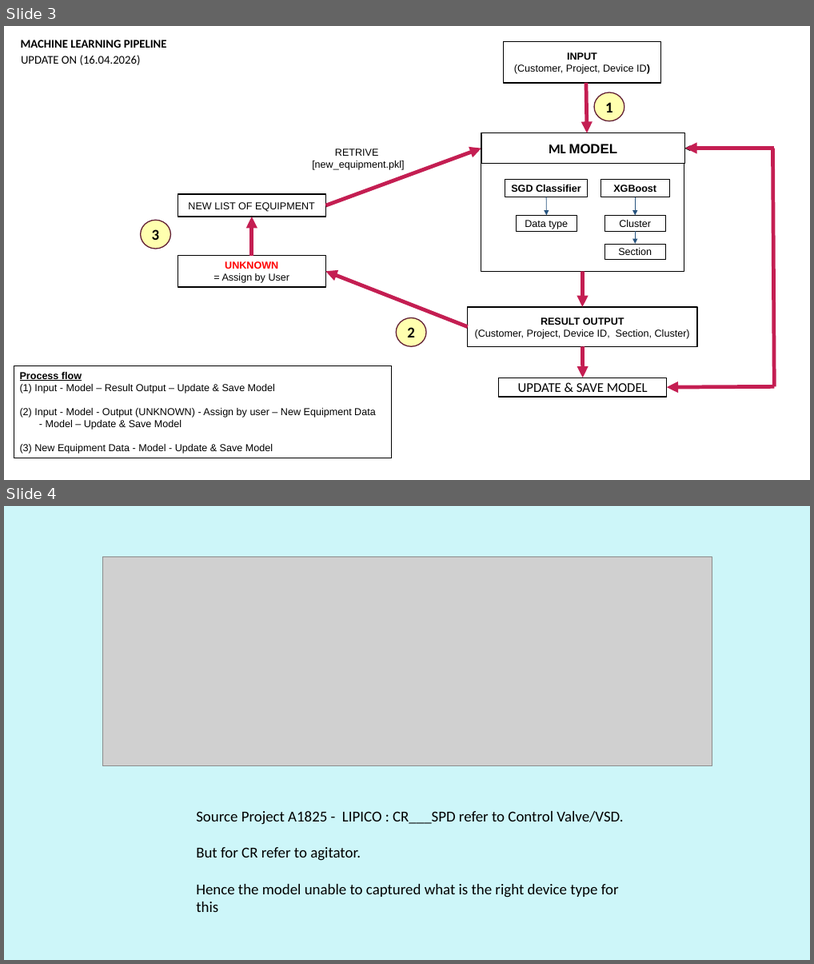
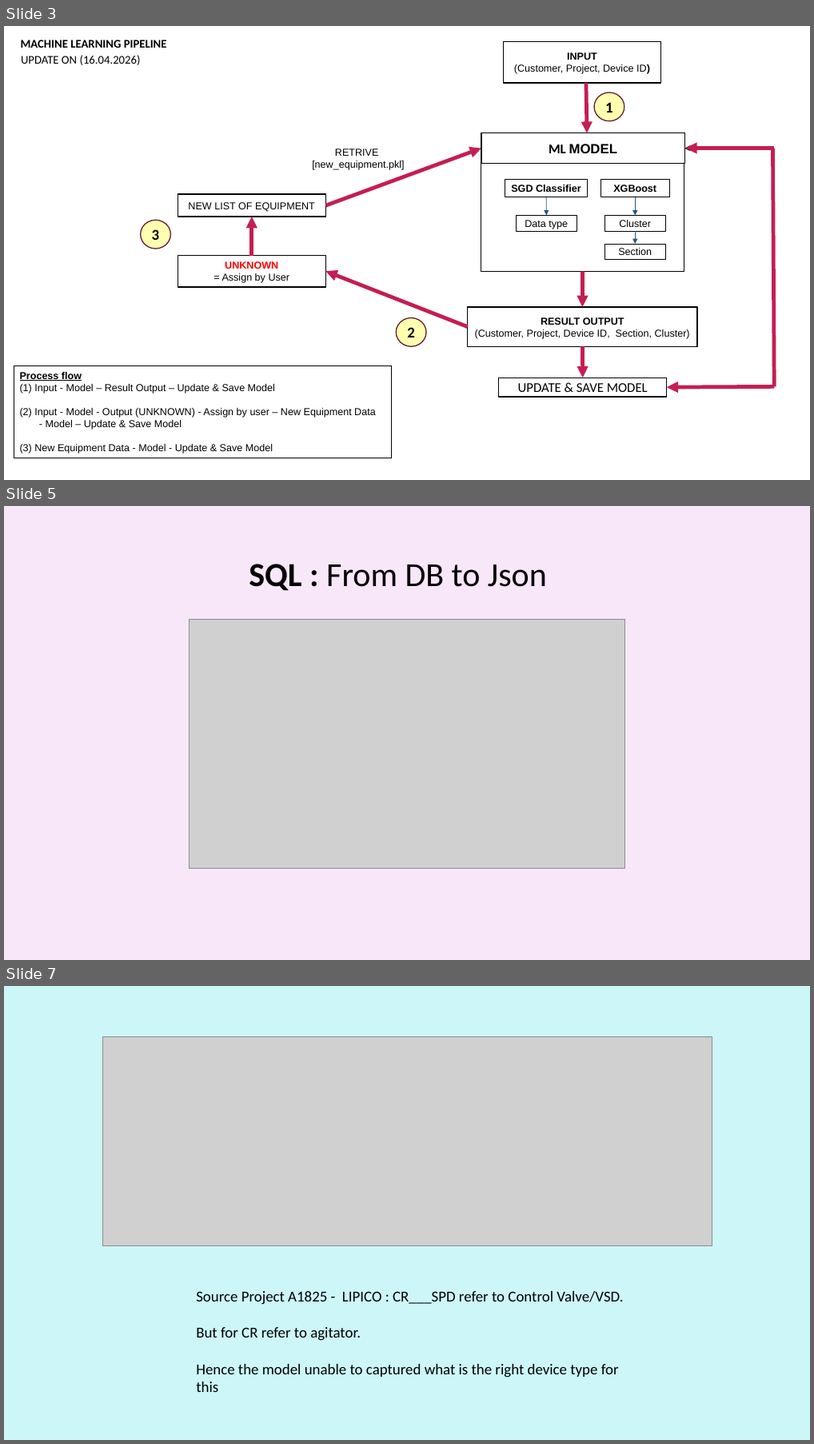
Before and after one commit to Syaziyah30/DeviceCluster, a slide deck: 1.training_model/supplementary/Device Identifier 20260520.pptx. Shown one above the other, each under a label of ours: slides 3 and 4 before the commit, slides 3, 5 and 7 after it; the slides between them are not shown. The pictures are 814x964 and 814x1444 pixels, drawn with LibreOffice and Linux fonts; fonts in the diff are those of the drawing; grey boxes stand for pictures. Boxes give left, top, right and bottom in pixels: in the first picture for what was removed or moved away, otherwise in the second. Text is boxed around its words. In the diff, an @@ line names an element or a change of style, - is before the commit and + after.

```diff
--- a/1.training_model/supplementary/Device Identifier 20260520.pptx
+++ b/1.training_model/supplementary/Device Identifier 20260520.pptx
@@ slide 5 added at (4,506,810,960), background #F8E7F9 @@
@@ text added at (249,564,547,591), 40 pt, text #000000 @@
+SQL : From DB to Json
@@ picture added at (189,619,626,868) @@
@@ what was slide 4 is now slide 7 @@
```
Also in this commit, not shown: 2 other slides added, 4 other files.
